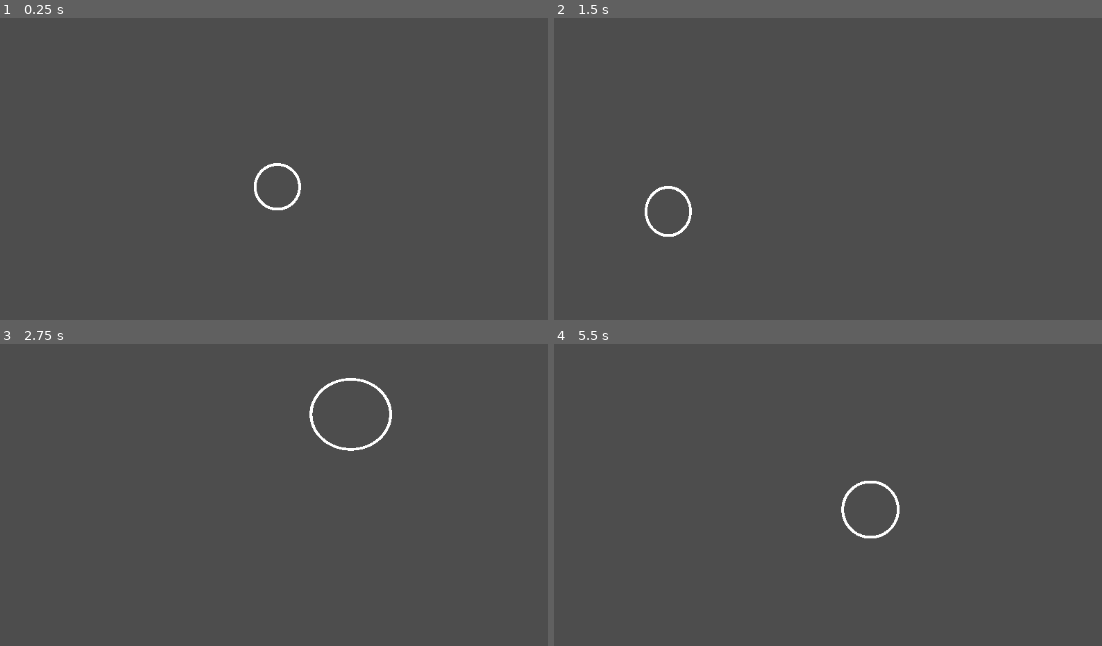
Above: before the commit, frames 1-4 (two rows, left to right).
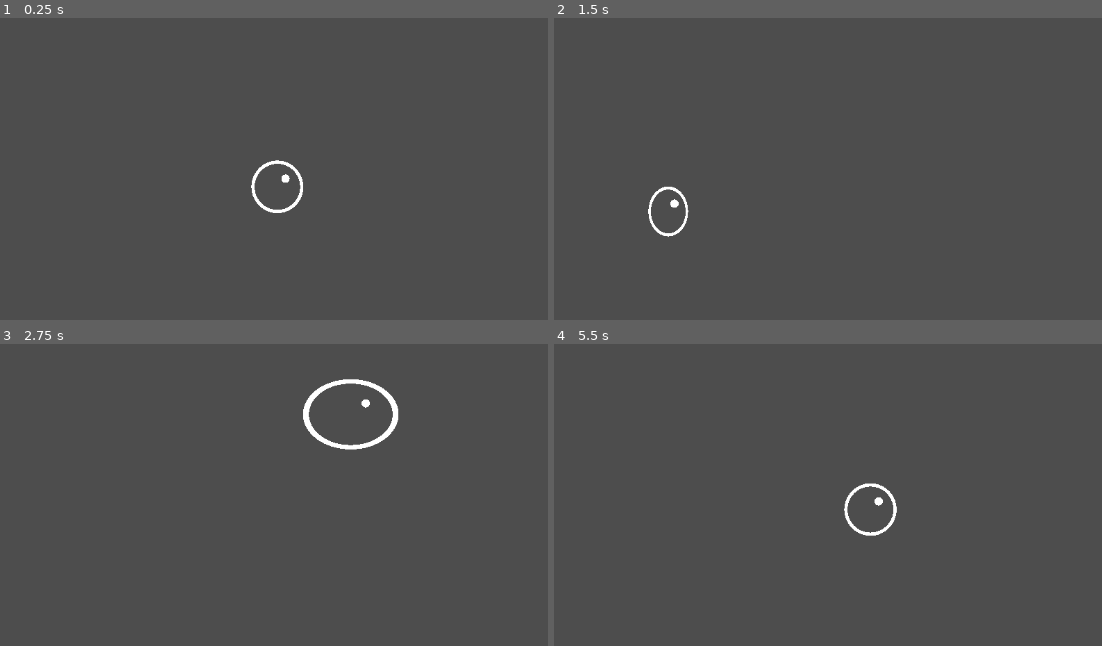
Above: after the commit, the same moments.

Repository: ron0studios/Global-Game-Jam-2025
Game: Godot game, scene res://objects/alt_bubble.tscn
The game is run twice, just before and just after one commit, with the same random seed, the same clock (stepped at 60 frames per second) and the same inputs. This scene is started directly instead of the project's main scene.
Inputs (mouse positions are in pixels of both pictures, inside the frame that each line leads up to):
- Up to frame 1 (0.25 s): no input
- Up to frame 2 (1.5 s): move the mouse to (1003, 162) at 0.52 s; hold D (right) 0.53-1.28 s; hold Space (blow) 0.53-1.28 s; move the mouse to (669, 208) at 1.27 s; hold Down (ui_down) from 1.28 s (still down); tap Space (blow) at 1.35 s
- Up to frame 3 (2.75 s): move the mouse to (356, 413) at 2.02 s; release Down (ui_down) at 2.03 s; hold D (right) from 2.03 s (still down); hold Space (blow) from 2.03 s (still down)
- Up to frame 4 (5.5 s): move the mouse to (789, 600) at 2.77 s; release D (right) at 2.78 s; release Space (blow) at 2.78 s; hold Up (ui_up) 2.78-3.53 s; tap Space (blow) at 2.85, 4.35 s; move the mouse to (1069, 579) at 3.52 s; hold Space (blow) 3.53-4.28 s; hold A (left) 3.53-5.03 s; move the mouse to (586, 443) at 4.27 s; move the mouse to (866, 513) at 5.02 s; hold Down (ui_down) from 5.03 s (still down); hold Space (blow) from 5.03 s (still down)

The runs differ from the first frame. In frame 1, 0.5% of the frame differs, in the area x 45-56%, y 47-65%; in frame 2, 0.4%; in frame 3, 0.9%, in the area x 55-73%, y 11-36%; in frame 4, 0.7%.

Commit message:
Start to input redo
variables defined that will let us have lan multiplayer input + a tweaked alt bubble!!!

Diff:
--- a/objects/alt_bubble.gd
+++ b/objects/alt_bubble.gd
@@ -2,13 +2,14 @@
 
 var timer = 0
 var size = 1
+@onready var scale_node: Node2D = $ScaleNode
 
 func _process(delta):
 	timer += delta
 	position = 5*Vector2(cos(timer), sin(timer)) + get_global_mouse_position()
-	scale = Vector2((1 + sin(timer*3)/10), (1 + cos(timer*3)/10)) * size
+	scale_node.scale = Vector2((1 + sin(timer*3)/4), (1 + cos(timer*3)/4)) * size
 	queue_redraw()
 	size += Input.get_axis("ui_up", "ui_down") * delta
 
 func _draw():
-	draw_circle(Vector2.ZERO, 30, Color.WHITE, false, 8.0/(scale.x + scale.y), false)
+	draw_circle(scale_node.scale*Vector2(10, -10), 6, Color.WHITE, true)
--- a/objects/alt_bubble.tscn
+++ b/objects/alt_bubble.tscn
@@ -1,6 +1,10 @@
-[gd_scene load_steps=2 format=3 uid="uid://bbjhhrdlgn1mu"]
+[gd_scene load_steps=3 format=3 uid="uid://bbjhhrdlgn1mu"]
 
 [ext_resource type="Script" path="res://objects/alt_bubble.gd" id="1_m455o"]
+[ext_resource type="Script" path="res://objects/alt_bubble_scale.gd" id="2_8ce5h"]
 
 [node name="AltBubble" type="Node2D"]
 script = ExtResource("1_m455o")
+
+[node name="ScaleNode" type="Node2D" parent="."]
+script = ExtResource("2_8ce5h")
--- /dev/null
+++ b/objects/alt_bubble_scale.gd
@@ -0,0 +1,5 @@
+extends Node2D
+
+
+func _draw():
+	draw_circle(Vector2.ZERO, 30, Color.WHITE, false, 8.0/(scale.x + scale.y), false)
